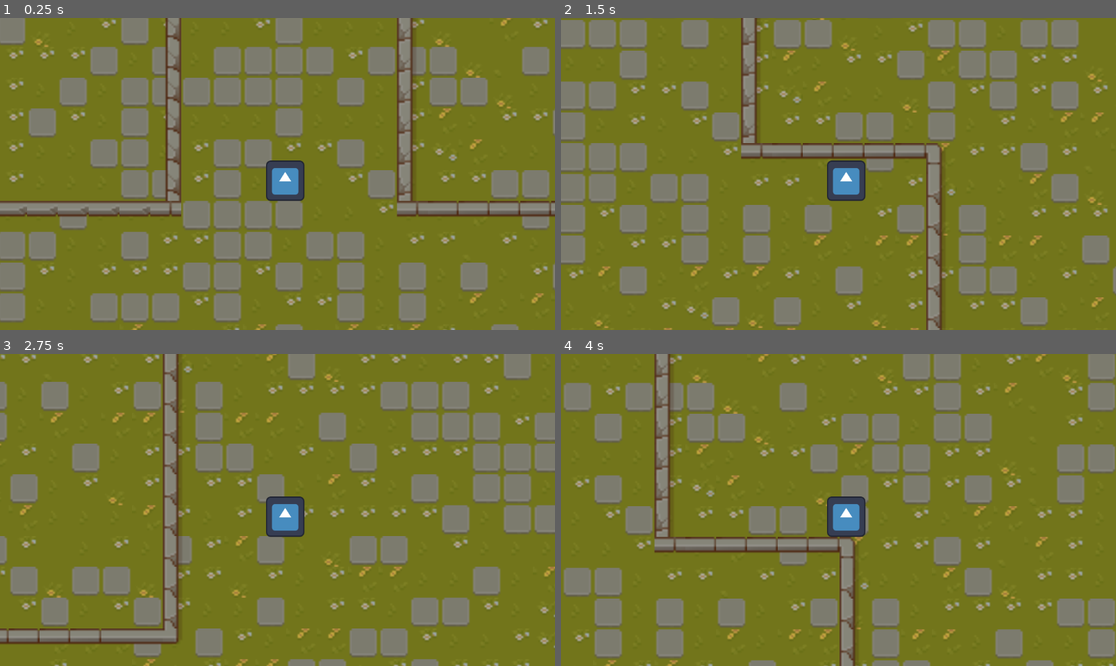
Above: before the commit, frames 1-4 (two rows, left to right).
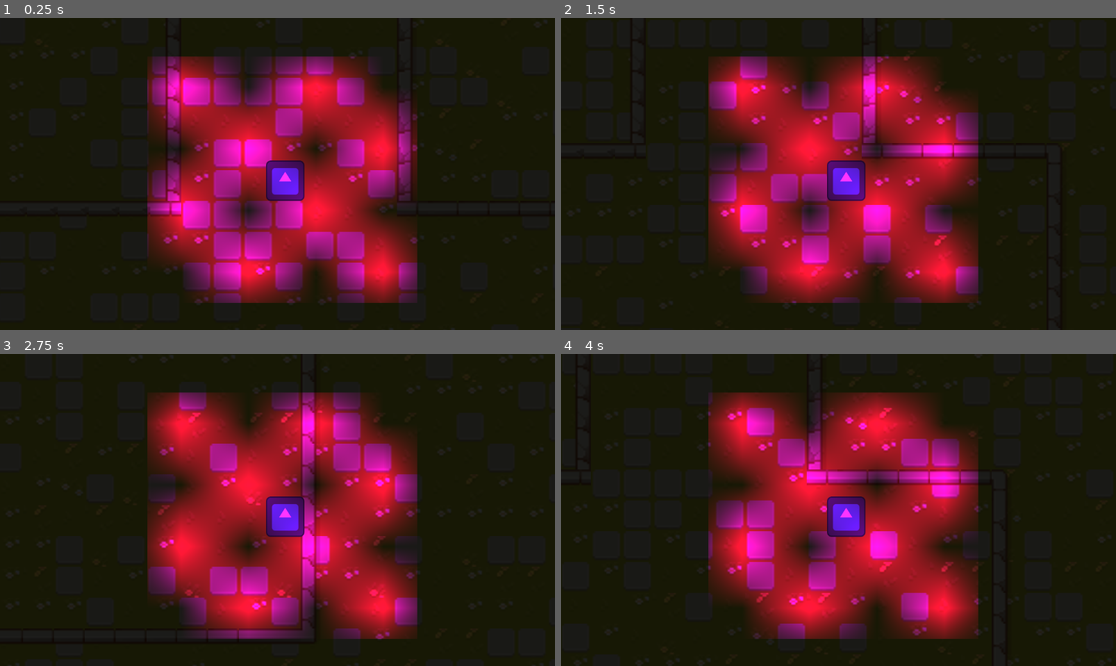
Above: after the commit, the same moments.

Repository: Einar-Sved/Gymnasiearbete
Game: Godot game, scene res://node_2d.tscn
Same seed, same stepped clock (60 frames per second), same inputs: the game is played once before the commit and once after it. The engine's default icon, where the game draws it, is replaced by a stand-in: a white triangle on a blue panel in a dark square.
Inputs:
- Up to frame 1 (0.25 s): no input
- Up to frame 2 (1.5 s): tap Enter at 0.5 s; hold D (right) 0.53-1.28 s; hold S (down) from 1.28 s (still down)
- Up to frame 3 (2.75 s): release S (down) at 2.03 s; hold D (right) from 2.03 s (still down)
- Up to frame 4 (4 s): release D (right) at 2.78 s; hold W (up) 2.78-3.53 s; hold A (left) from 3.53 s (still down)

The runs differ from the first frame. In frame 1, 100% of the frame differs, in the area x 0-100%, y 0-100%; in frame 2, 100%; in frame 3, 100%; in frame 4, 100%.

Commit message:
försökt göra dimma

Diff:
--- a/gyarb/node_2d.tscn
+++ b/gyarb/node_2d.tscn
@@ -8,6 +8,8 @@
 
 [sub_resource type="RectangleShape2D" id="RectangleShape2D_q6r6c"]
 size = Vector2(16, 17)
+
+[sub_resource type="PlaceholderTexture2D" id="PlaceholderTexture2D_q6r6c"]
 
 [sub_resource type="TileSetAtlasSource" id="TileSetAtlasSource_kdubu"]
 texture = ExtResource("1_wtcfe")
@@ -755,15 +757,24 @@
 sources/1 = SubResource("TileSetAtlasSource_d21ai")
 sources/2 = SubResource("TileSetAtlasSource_rj586")
 
+[sub_resource type="PhysicsMaterial" id="PhysicsMaterial_q6r6c"]
+
 [sub_resource type="TileSetAtlasSource" id="TileSetAtlasSource_q6r6c"]
 texture = ExtResource("2_0hol4")
 2:2/0 = 0
+2:2/0/physics_layer_0/polygon_0/points = PackedVector2Array(-8, -8, 8, -8, 8, 8, -8, 8)
 3:2/0 = 0
+3:2/0/physics_layer_0/polygon_0/points = PackedVector2Array(-8, -8, 8, -8, 8, 8, -8, 8)
 4:2/0 = 0
+4:2/0/physics_layer_0/polygon_0/points = PackedVector2Array(-8, -8, 8, -8, 8, 8, -8, 8)
 5:2/0 = 0
+5:2/0/physics_layer_0/polygon_0/points = PackedVector2Array(-8, -8, 8, -8, 8, 8, -8, 8)
 6:2/0 = 0
+6:2/0/physics_layer_0/polygon_0/points = PackedVector2Array(-8, -8, 8, -8, 8, 8, -8, 8)
 7:2/0 = 0
+7:2/0/physics_layer_0/polygon_0/points = PackedVector2Array(-8, -8, 8, -8, 8, 8, -8, 8)
 9:2/0 = 0
+9:2/0/physics_layer_0/polygon_0/points = PackedVector2Array(-8, -8, 8, -8, 8, 8, -8, 8)
 10:2/0 = 0
 11:2/0 = 0
 12:2/0 = 0
@@ -771,17 +782,29 @@
 14:2/0 = 0
 15:2/0 = 0
 16:2/0 = 0
+16:2/0/physics_layer_0/polygon_0/points = PackedVector2Array(-8, -8, 8, -8, 8, 8, -8, 8)
 18:2/0 = 0
+18:2/0/physics_layer_0/polygon_0/points = PackedVector2Array(-8, -8, 8, -8, 8, 8, -8, 8)
 21:2/0 = 0
+21:2/0/physics_layer_0/polygon_0/points = PackedVector2Array(-8, -8, 8, -8, 8, 8, -8, 8)
 24:2/0 = 0
+24:2/0/physics_layer_0/polygon_0/points = PackedVector2Array(-8, -8, 8, -8, 8, 8, -8, 8)
 25:2/0 = 0
+25:2/0/physics_layer_0/polygon_0/points = PackedVector2Array(-8, -8, 8, -8, 8, 8, -8, 8)
 26:2/0 = 0
+26:2/0/physics_layer_0/polygon_0/points = PackedVector2Array(-8, -8, 8, -8, 8, 8, -8, 8)
 27:2/0 = 0
+27:2/0/physics_layer_0/polygon_0/points = PackedVector2Array(-8, -8, 8, -8, 8, 8, -8, 8)
 28:2/0 = 0
+28:2/0/physics_layer_0/polygon_0/points = PackedVector2Array(-8, -8, 8, -8, 8, 8, -8, 8)
 29:2/0 = 0
+29:2/0/physics_layer_0/polygon_0/points = PackedVector2Array(-8, -8, 8, -8, 8, 8, -8, 8)
 2:3/0 = 0
+2:3/0/physics_layer_0/polygon_0/points = PackedVector2Array(-8, -8, 8, -8, 8, 8, -8, 8)
 7:3/0 = 0
+7:3/0/physics_layer_0/polygon_0/points = PackedVector2Array(-8, -8, 8, -8, 8, 8, -8, 8)
 9:3/0 = 0
+9:3/0/physics_layer_0/polygon_0/points = PackedVector2Array(-8, -8, 8, -8, 8, 8, -8, 8)
 10:3/0 = 0
 11:3/0 = 0
 12:3/0 = 0
@@ -789,11 +812,17 @@
 14:3/0 = 0
 15:3/0 = 0
 16:3/0 = 0
+16:3/0/physics_layer_0/polygon_0/points = PackedVector2Array(-8, -8, 8, -8, 8, 8, -8, 8)
 18:3/0 = 0
+18:3/0/physics_layer_0/polygon_0/points = PackedVector2Array(-8, -8, 8, -8, 8, 8, -8, 8)
 21:3/0 = 0
+21:3/0/physics_layer_0/polygon_0/points = PackedVector2Array(-8, -8, 8, -8, 8, 8, -8, 8)
 2:4/0 = 0
+2:4/0/physics_layer_0/polygon_0/points = PackedVector2Array(-8, -8, 8, -8, 8, 8, -8, 8)
 7:4/0 = 0
+7:4/0/physics_layer_0/polygon_0/points = PackedVector2Array(-8, -8, 8, -8, 8, 8, -8, 8)
 9:4/0 = 0
+9:4/0/physics_layer_0/polygon_0/points = PackedVector2Array(-8, -8, 8, -8, 8, 8, -8, 8)
 10:4/0 = 0
 11:4/0 = 0
 12:4/0 = 0
@@ -801,15 +830,23 @@
 14:4/0 = 0
 15:4/0 = 0
 16:4/0 = 0
+16:4/0/physics_layer_0/polygon_0/points = PackedVector2Array(-8, -8, 8, -8, 8, 8, -8, 8)
 18:4/0 = 0
+18:4/0/physics_layer_0/polygon_0/points = PackedVector2Array(-8, -8, 8, -8, 8, 8, -8, 8)
 21:4/0 = 0
+21:4/0/physics_layer_0/polygon_0/points = PackedVector2Array(-8, -8, 8, -8, 8, 8, -8, 8)
 24:4/0 = 0
 25:4/0 = 0
+25:4/0/physics_layer_0/polygon_0/points = PackedVector2Array(-8, -8, 8, -8, 8, 8, -8, 8)
 26:4/0 = 0
+26:4/0/physics_layer_0/polygon_0/points = PackedVector2Array(-8, -8, 8, -8, 8, 8, -8, 8)
 27:4/0 = 0
 2:5/0 = 0
+2:5/0/physics_layer_0/polygon_0/points = PackedVector2Array(-8, -8, 8, -8, 8, 8, -8, 8)
 7:5/0 = 0
+7:5/0/physics_layer_0/polygon_0/points = PackedVector2Array(-8, -8, 8, -8, 8, 8, -8, 8)
 9:5/0 = 0
+9:5/0/physics_layer_0/polygon_0/points = PackedVector2Array(-8, -8, 8, -8, 8, 8, -8, 8)
 10:5/0 = 0
 11:5/0 = 0
 12:5/0 = 0
@@ -817,10 +854,15 @@
 14:5/0 = 0
 15:5/0 = 0
 16:5/0 = 0
+16:5/0/physics_layer_0/polygon_0/points = PackedVector2Array(-8, -8, 8, -8, 8, 8, -8, 8)
 18:5/0 = 0
+18:5/0/physics_layer_0/polygon_0/points = PackedVector2Array(-8, -8, 8, -8, 8, 8, -8, 8)
 21:5/0 = 0
+21:5/0/physics_layer_0/polygon_0/points = PackedVector2Array(-8, -8, 8, -8, 8, 8, -8, 8)
 24:5/0 = 0
+24:5/0/physics_layer_0/polygon_0/points = PackedVector2Array(-8, -8, 8, -8, 8, 8, -8, 8)
 27:5/0 = 0
+27:5/0/physics_layer_0/polygon_0/points = PackedVector2Array(-8, -8, 8, -8, 8, 8, -8, 8)
 2:6/0 = 0
 3:6/0 = 0
 4:6/0 = 0
@@ -828,9 +870,13 @@
 6:6/0 = 0
 7:6/0 = 0
 9:6/0 = 0
+9:6/0/physics_layer_0/polygon_0/points = PackedVector2Array(-8, -8, 8, -8, 8, 8, -8, 8)
 16:6/0 = 0
+16:6/0/physics_layer_0/polygon_0/points = PackedVector2Array(-8, -8, 8, -8, 8, 8, -8, 8)
 18:6/0 = 0
+18:6/0/physics_layer_0/polygon_0/points = PackedVector2Array(-8, -8, 8, -8, 8, 8, -8, 8)
 21:6/0 = 0
+21:6/0/physics_layer_0/polygon_0/points = PackedVector2Array(-8, -8, 8, -8, 8, 8, -8, 8)
 24:6/0 = 0
 25:6/0 = 0
 26:6/0 = 0
@@ -842,9 +888,13 @@
 6:7/0 = 0
 7:7/0 = 0
 9:7/0 = 0
+9:7/0/physics_layer_0/polygon_0/points = PackedVector2Array(-8, -8, 8, -8, 8, 8, -8, 8)
 16:7/0 = 0
+16:7/0/physics_layer_0/polygon_0/points = PackedVector2Array(-8, -8, 8, -8, 8, 8, -8, 8)
 18:7/0 = 0
+18:7/0/physics_layer_0/polygon_0/points = PackedVector2Array(-8, -8, 8, -8, 8, 8, -8, 8)
 21:7/0 = 0
+21:7/0/physics_layer_0/polygon_0/points = PackedVector2Array(-8, -8, 8, -8, 8, 8, -8, 8)
 24:7/0 = 0
 25:7/0 = 0
 26:7/0 = 0
@@ -856,13 +906,21 @@
 6:8/0 = 0
 7:8/0 = 0
 9:8/0 = 0
+9:8/0/physics_layer_0/polygon_0/points = PackedVector2Array(-8, -8, 8, -8, 8, 8, -8, 8)
 10:8/0 = 0
+10:8/0/physics_layer_0/polygon_0/points = PackedVector2Array(-8, -8, 8, -8, 8, 8, -8, 8)
 11:8/0 = 0
+11:8/0/physics_layer_0/polygon_0/points = PackedVector2Array(-8, -8, 8, -8, 8, 8, -8, 8)
 12:8/0 = 0
+12:8/0/physics_layer_0/polygon_0/points = PackedVector2Array(-8, -8, 8, -8, 8, 8, -8, 8)
 13:8/0 = 0
+13:8/0/physics_layer_0/polygon_0/points = PackedVector2Array(-8, -8, 8, -8, 8, 8, -8, 8)
 14:8/0 = 0
+14:8/0/physics_layer_0/polygon_0/points = PackedVector2Array(-8, -8, 8, -8, 8, 8, -8, 8)
 15:8/0 = 0
+15:8/0/physics_layer_0/polygon_0/points = PackedVector2Array(-8, -8, 8, -8, 8, 8, -8, 8)
 16:8/0 = 0
+16:8/0/physics_layer_0/polygon_0/points = PackedVector2Array(-8, -8, 8, -8, 8, 8, -8, 8)
 24:8/0 = 0
 25:8/0 = 0
 26:8/0 = 0
@@ -953,6 +1011,7 @@
 
 [sub_resource type="TileSet" id="TileSet_kdubu"]
 physics_layer_0/collision_layer = 1
+physics_layer_0/physics_material = SubResource("PhysicsMaterial_q6r6c")
 sources/0 = SubResource("TileSetAtlasSource_q6r6c")
 
 [sub_resource type="RectangleShape2D" id="RectangleShape2D_kdubu"]
@@ -962,6 +1021,7 @@
 
 [node name="Player" type="CharacterBody2D" parent="."]
 z_index = 1
+collision_mask = 5
 script = ExtResource("2_epypp")
 
 [node name="Sprite2D" type="Sprite2D" parent="Player"]
@@ -977,14 +1037,25 @@
 offset = Vector2(50, 50)
 zoom = Vector2(4, 4)
 
+[node name="PointLight2D2" type="PointLight2D" parent="Player"]
+position = Vector2(52.5, 53)
+scale = Vector2(2.62566, 2.4006)
+color = Color(1, 0.969691, 0.875512, 1)
+energy = 2.36
+texture = SubResource("PlaceholderTexture2D_q6r6c")
+texture_scale = 13.33
+
 [node name="TileMapLayer" type="TileMapLayer" parent="."]
 tile_map_data = PackedByteArray("AAACAAEAAAAAAAYAAAADAAEAAAABAAgAAAACAAIAAAABAAgAAAABAAIAAAABAAgAAAABAAEAAAAAAAYAAAABAA …(45328 unchanged characters)…
 tile_set = SubResource("TileSet_4d7sh")
 
 [node name="TileMapLayer2" type="TileMapLayer" parent="."]
-tile_map_data = PackedByteArray("AAAHAAMAAAASAAcAAAAHAAIAAAA …(1296 unchanged characters)… MAAgAAAD//wQAAAAGAAIAAAAHAAQAAAAGAAIAAAA=")
+tile_map_data = PackedByteArray("AAAHAAMAAAASAAcAAAAHAAIAAAA …(1296 unchanged characters)… MAAgAAAD//wQAAAAGAAIAAAAHAAQAAAAGAAIAAAAHAPP/AAASAAUAAAAHAPL/AAASAAUAAAA=")
 tile_set = SubResource("TileSet_kdubu")
 
 [node name="CollisionShape2D" type="CollisionShape2D" parent="TileMapLayer2"]
 position = Vector2(-6, -59.5)
 shape = SubResource("RectangleShape2D_kdubu")
+
+[node name="CanvasModulate" type="CanvasModulate" parent="."]
+color = Color(0.205117, 0.205117, 0.205117, 1)
Binary file added: gyarb/ChatGPT Image 28 nov. 2025 09_22_17.png
Not shown, added: gyarb/ChatGPT Image 28 nov. 2025 09_22_17.png.import
Not shown: 1 places in gyarb/node_2d.tscn that only renumber resources
Not shown, changed: .DS_Store
